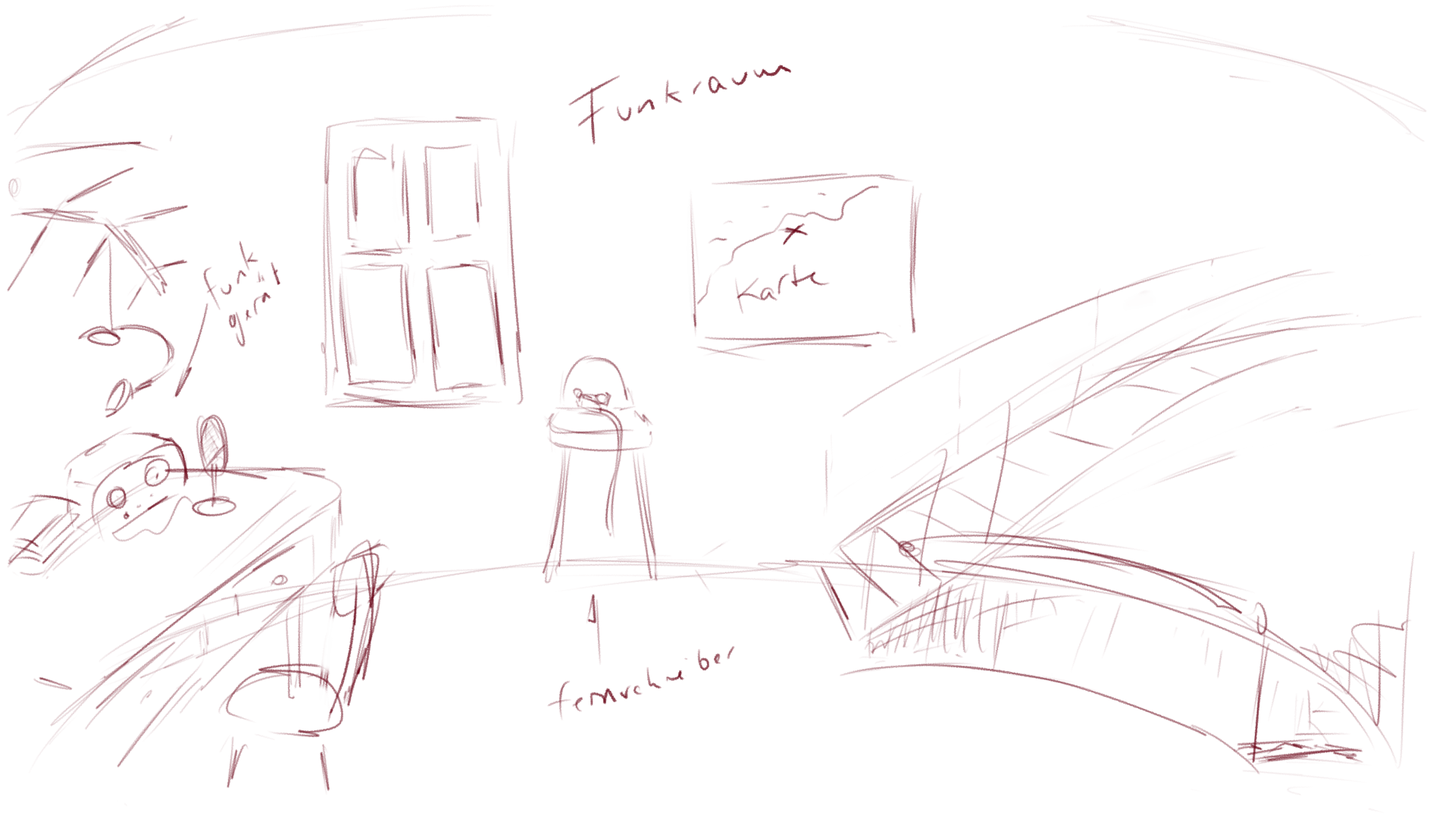
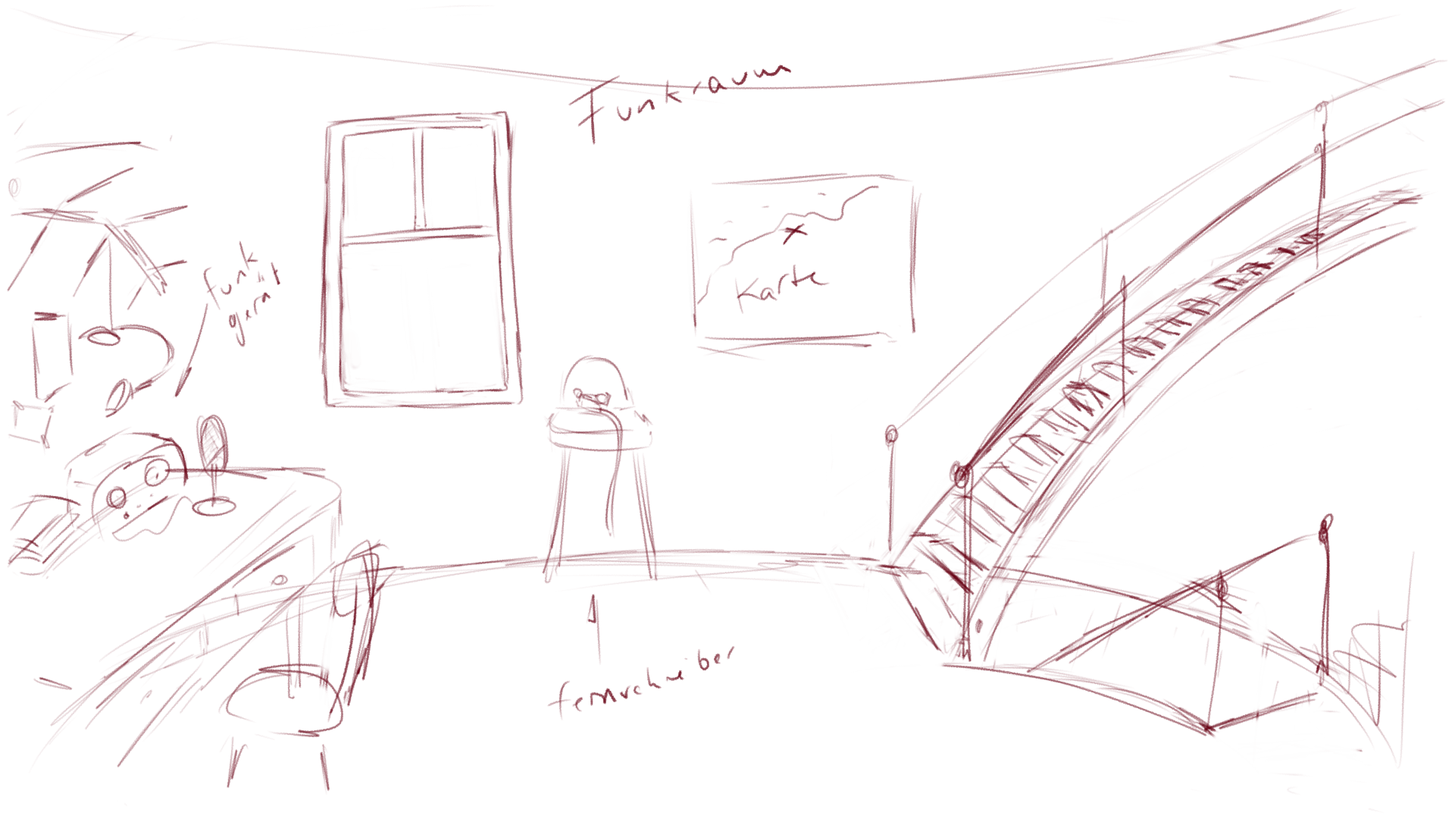
Revision of a layered (1455, 819) image; what changed, layer by layer:
painted on "Layer 2" over [7,6,1448,796]
